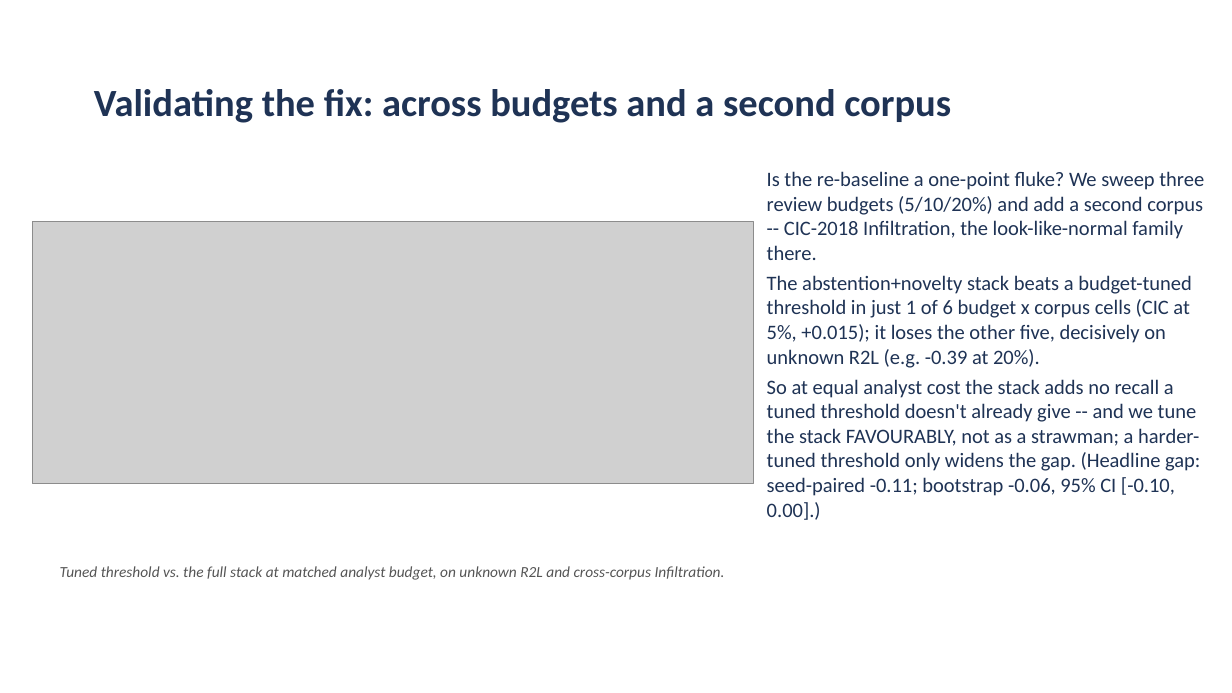
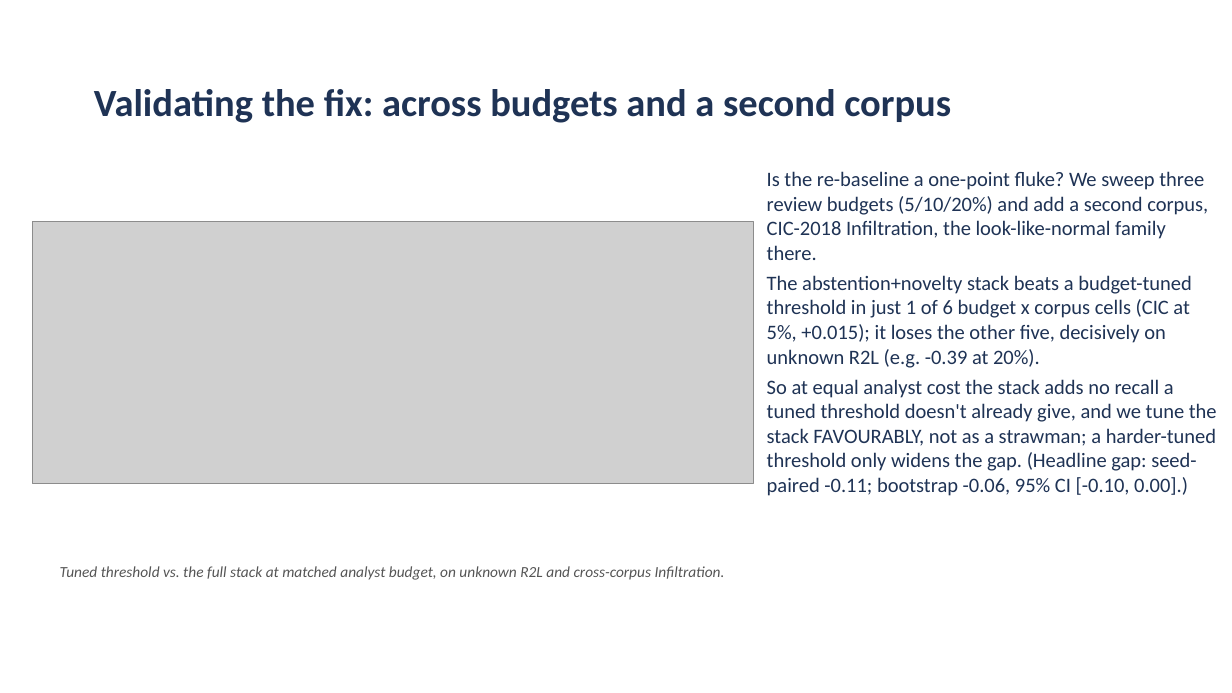
Before and after one commit to aiparallel0/chaoscrypt, a slide deck: slide 13 of papers/paper2-ids-selective/presentation.pptx. Drawn at 1232x693 pixels with LibreOffice and Linux fonts; fonts in the diff are those of the drawing; grey boxes stand for pictures; background and template pictures are left out. Boxes give left, top, right and bottom in pixels: in the first picture for what was removed or moved away, otherwise in the second. Text is boxed around its words. In the diff, an @@ line names an element or a change of style, - is before the commit and + after.

```diff
--- a/papers/paper2-ids-selective/presentation.pptx
+++ b/papers/paper2-ids-selective/presentation.pptx
@@ text at (767, 171, 1208, 260): text changed @@
-Is the re-baseline a one-point fluke? We sweep three review budgets (5/10/20%) and add a second corpus -- CIC-2018 Infiltration, the look-like-normal family there.
+Is the re-baseline a one-point fluke? We sweep three review budgets (5/10/20%) and add a second corpus, CIC-2018 Infiltration, the look-like-normal family there.
@@ text at (767, 379, 1217, 496): text changed @@
-So at equal analyst cost the stack adds no recall a tuned threshold doesn't already give -- and we tune the stack FAVOURABLY, not as a strawman; a harder-tuned threshold only widens the gap. (Headline gap: seed-paired -0.11; bootstrap -0.06, 95% CI [-0.10, 0.00].)
+So at equal analyst cost the stack adds no recall a tuned threshold doesn't already give, and we tune the stack FAVOURABLY, not as a strawman; a harder-tuned threshold only widens the gap. (Headline gap: seed-paired -0.11; bootstrap -0.06, 95% CI [-0.10, 0.00].)
```
Also in this commit, not shown: 15 other slides changed, 6 other files.
